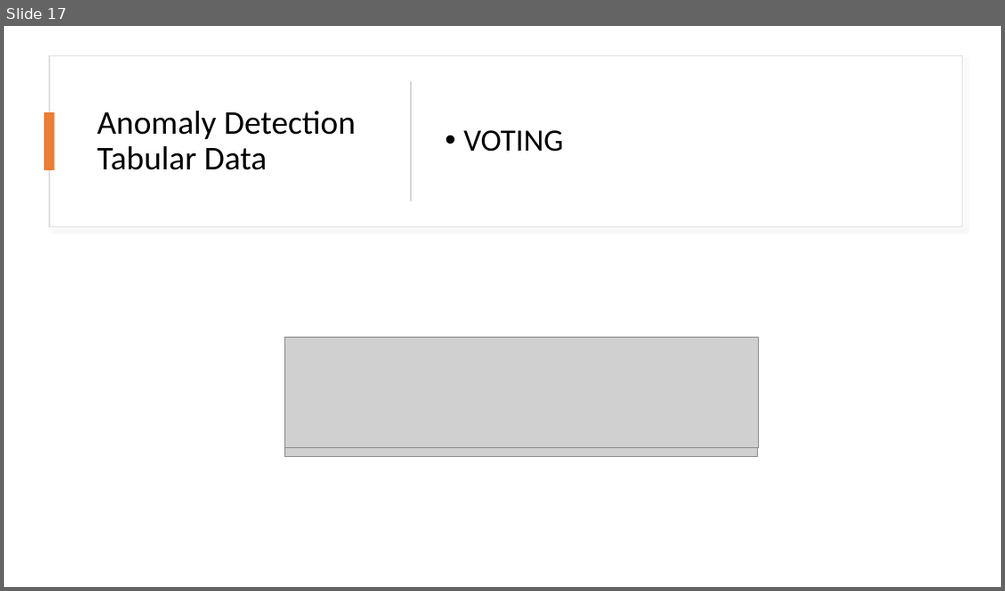
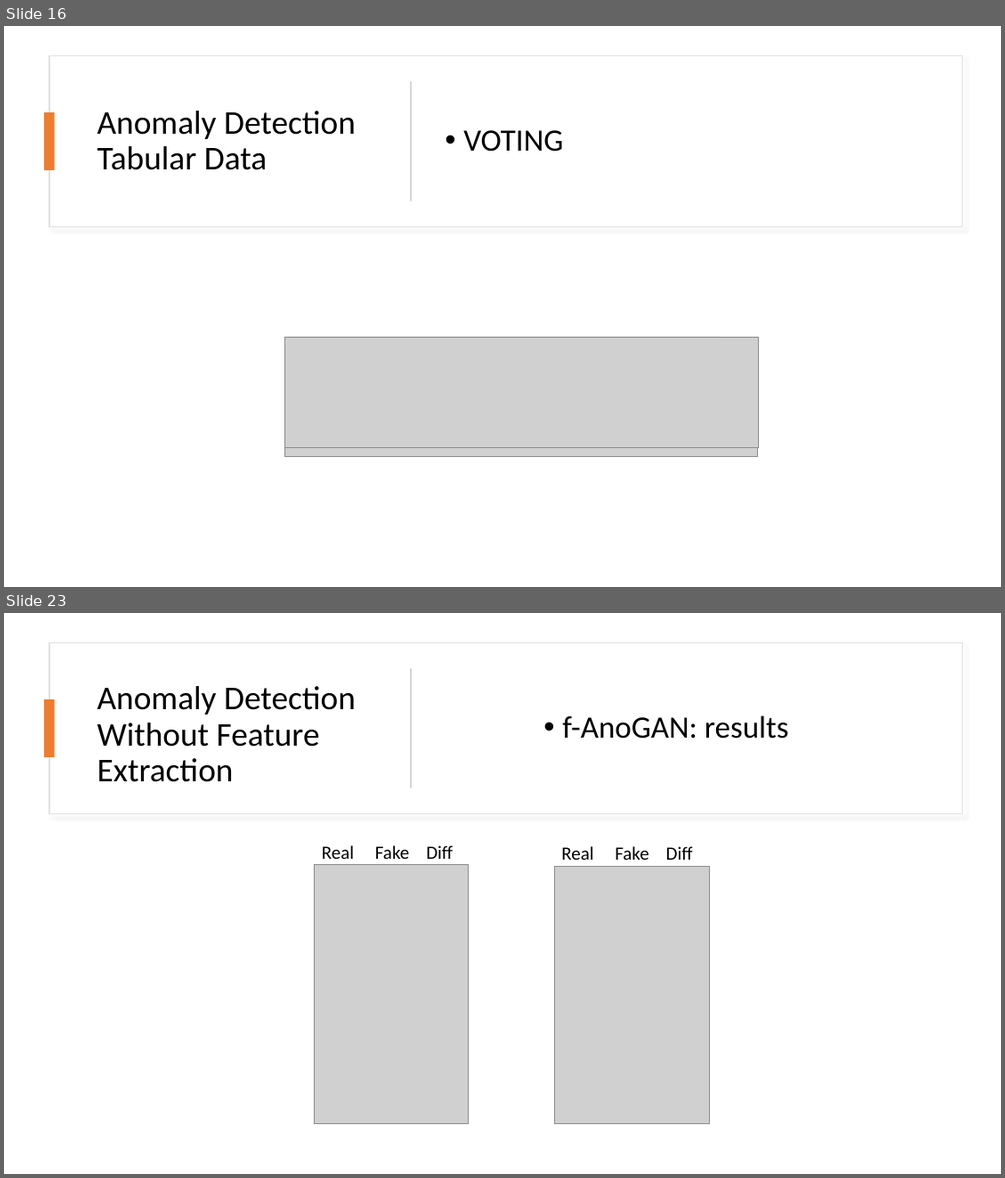
Before and after one commit to tymsoncyferki/Anomaly-Detection, a slide deck: Prezentacja_KM.pptx. Shown one above the other, each under a label of ours: slide 17 before the commit, slides 16 and 23 after it; the slides between them are not shown. The pictures are 1005x591 and 1005x1178 pixels, drawn with LibreOffice and Linux fonts; fonts in the diff are those of the drawing; grey boxes stand for pictures. Boxes give left, top, right and bottom in pixels: in the first picture for what was removed or moved away, otherwise in the second. Text is boxed around its words. In the diff, an @@ line names an element or a change of style, - is before the commit and + after.

```diff
--- a/Prezentacja_KM.pptx
+++ b/Prezentacja_KM.pptx
@@ slide 23 added at bbox=[4, 613, 1001, 1174], background #FFFFFF @@
@@ rectangle added at bbox=[49, 643, 963, 813], fill #FFFFFF, outline #E1E1E1 1 pt @@
@@ title added at bbox=[97, 686, 356, 782], 32 pt, text #000000 @@
+Anomaly Detection Without Feature
+Extraction
@@ rectangle added at bbox=[410, 668, 412, 788], fill #D5D5D5 @@
@@ rectangle added at bbox=[44, 699, 55, 757], fill #ED7D31 @@
@@ text added at bbox=[562, 715, 789, 738], 30 pt, text #000000 @@
+• f-AnoGAN: results
@@ text added at bbox=[322, 845, 453, 859], 18 pt, text #000000 @@
+Real Fake Diff
@@ text added at bbox=[561, 846, 693, 860], 18 pt, text #000000 @@
+Real Fake Diff
@@ picture added at bbox=[315, 865, 469, 1124] @@
@@ picture added at bbox=[554, 867, 709, 1124] @@
@@ what was slide 17 is now slide 16 @@
```
Also in this commit, not shown: 7 other slides added, 1 slide removed.
